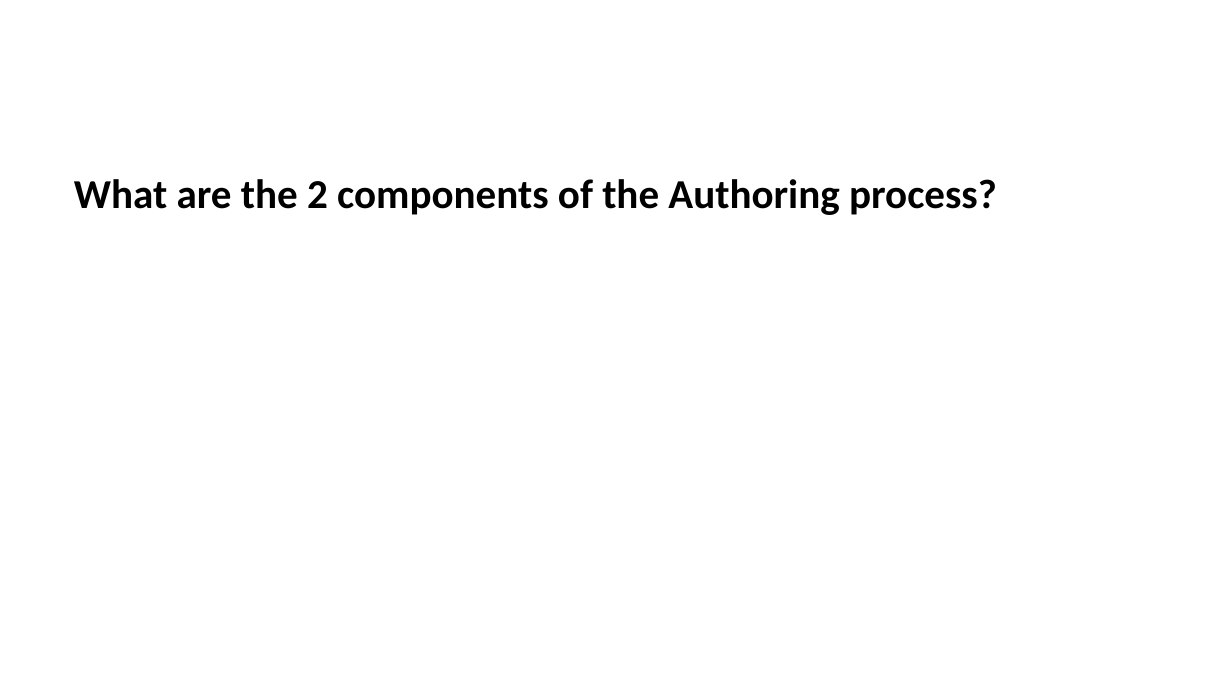
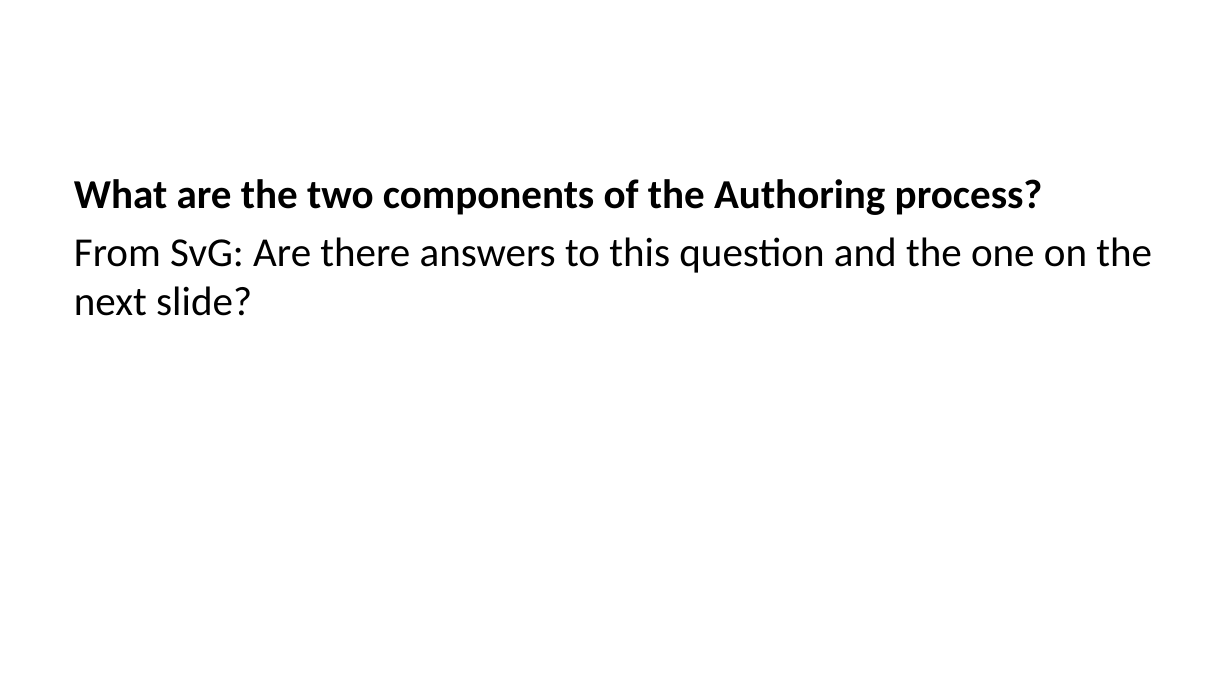
Before and after one commit to lmu-osc/train-the-trainer-student-track-OS, a slide deck: slide 37 of _site/materials/OS-M3/OS-M3-S6-Quarto/OS-M3-S6-Quarto-slides.pptx (slide 38 before the commit). Drawn at 1232x693 pixels with LibreOffice and Linux fonts; fonts in the diff are those of the drawing. Boxes give left, top, right and bottom in pixels: in the first picture for what was removed or moved away, otherwise in the second. Text is boxed around its words. In the diff, an @@ line names an element or a change of style, - is before the commit and + after.

```diff
--- a/_site/materials/OS-M3/OS-M3-S6-Quarto/OS-M3-S6-Quarto-slides.pptx
+++ b/_site/materials/OS-M3/OS-M3-S6-Quarto/OS-M3-S6-Quarto-slides.pptx
@@ text at box(74, 179, 1152, 316): text changed; bold off @@
-What are the 2 components of the Authoring process?
+What are the two components of the Authoring process?
+From SvG: Are there answers to this question and the one on the next slide?
```
Also in this commit, not shown: 49 other slides changed, 2 slides added, 2 slides removed, 36 other files.
